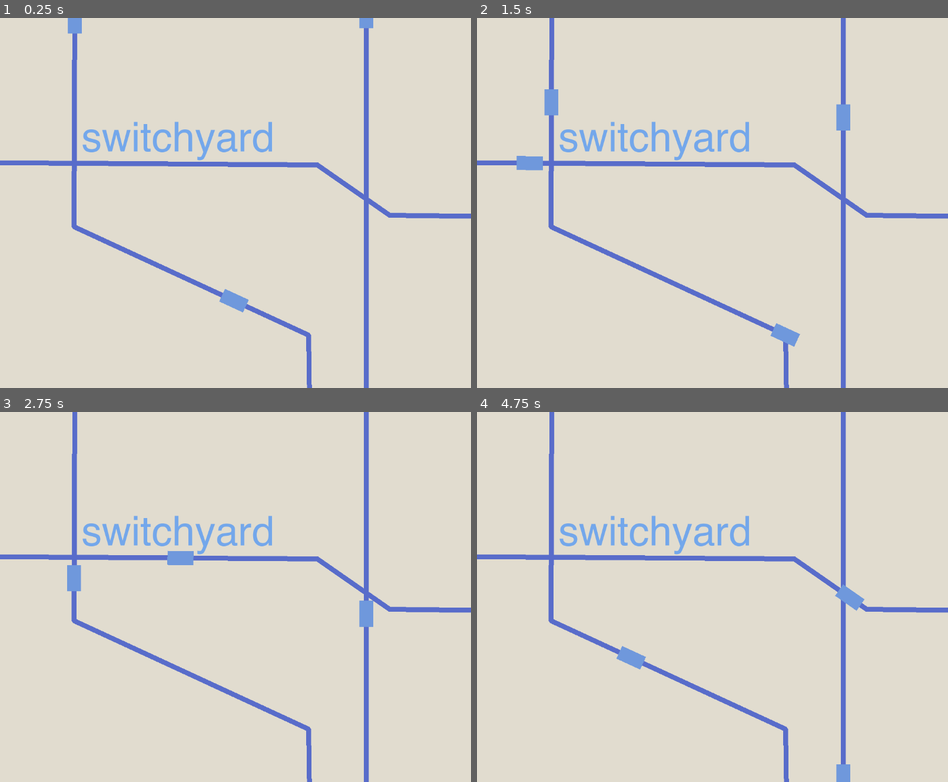
Above: before the commit, frames 1-4 (two rows, left to right).
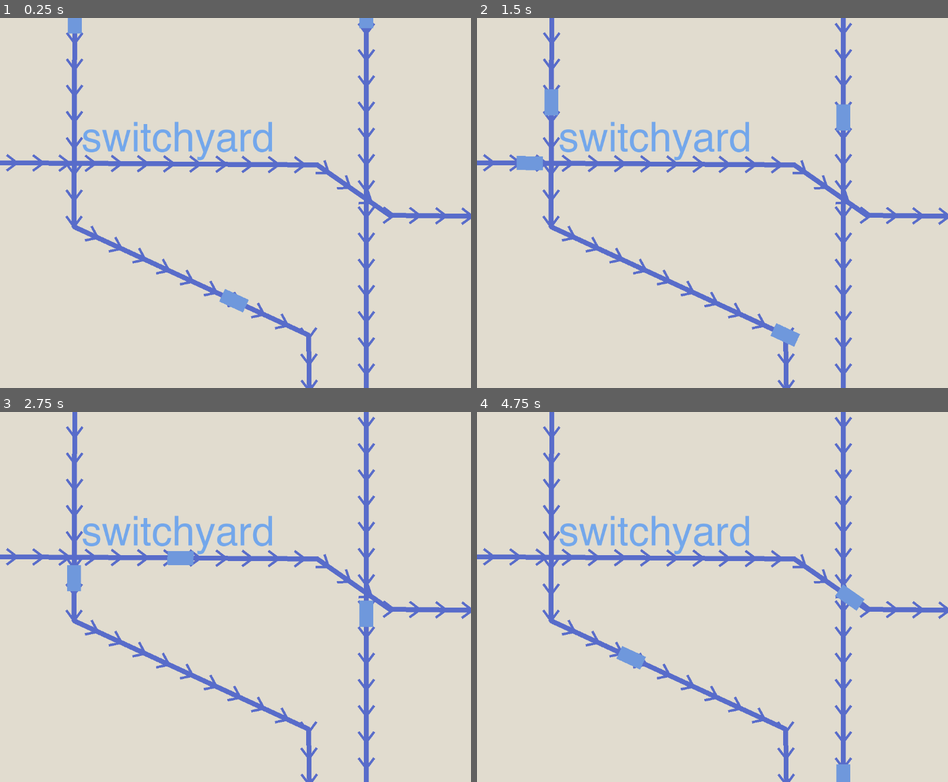
Above: after the commit, the same moments.

Repository: derukaeru/switchyard
Game: Godot game, scene res://src/scenes/menu/title_screen.tscn
Same seed, same stepped clock (60 frames per second), same inputs: the game is played once before the commit and once after it. This scene is started directly instead of the project's main scene.
Inputs:
- Up to frame 1 (0.25 s): no input
- Up to frame 2 (1.5 s): tap Enter at 0.5 s; hold Up from 0.53 s (still down); tap Alt at 0.6 s; tap Shift at 1.35 s
- Up to frame 3 (2.75 s): release Up at 2.03 s; hold Left from 2.03 s (still down); tap Alt at 2.1 s
- Up to frame 4 (4.75 s): tap Shift at 2.85, 4.35 s; release Left at 3.53 s; hold Down 3.53-4.28 s; tap Alt at 3.6 s; hold Right from 4.28 s (still down)

The runs differ from the first frame. In frame 1, 1.5% of the frame differs, in the area x 1-100%, y 1-100%; in frame 2, 1.4%; in frame 3, 1.4%; in frame 4, 1.5%.

Commit message:
feat: fixed the rail arrow

Diff:
--- a/src/scenes/maps/level_1.tscn
+++ b/src/scenes/maps/level_1.tscn
@@ -88,7 +88,6 @@
 curve = SubResource("Curve2D_m0mif")
 script = ExtResource("2_5qwrs")
 end_junction = NodePath("../Junction")
-active = null
 arrow_spacing = 40.0
 metadata/_custom_type_script = "uid://cuym172wt4qwo"
 
@@ -100,7 +99,6 @@
 [node name="Rail3" type="Path2D" parent="tracks" unique_id=304619894]
 curve = SubResource("Curve2D_h8pal")
 script = ExtResource("2_5qwrs")
-active = null
 arrow_spacing = 40.0
 metadata/_custom_type_script = "uid://cuym172wt4qwo"
 
@@ -108,7 +106,6 @@
 curve = SubResource("Curve2D_5qwrs")
 script = ExtResource("2_5qwrs")
 end_junction = NodePath("../Junction")
-active = null
 arrow_spacing = 40.0
 id = 2
 metadata/_custom_type_script = "uid://cuym172wt4qwo"
@@ -120,7 +117,6 @@
 [node name="Rail4" type="Path2D" parent="tracks" unique_id=875992632]
 curve = SubResource("Curve2D_ju8f6")
 script = ExtResource("2_5qwrs")
-active = null
 arrow_spacing = 40.0
 id = 2
 metadata/_custom_type_script = "uid://cuym172wt4qwo"
--- a/src/scripts/components/rail.gd
+++ b/src/scripts/components/rail.gd
@@ -30,23 +30,18 @@
 func _draw() -> void:
 	if not active or end_junction: return
 
-	var points: PackedVector2Array = curve.get_baked_points()
-	@warning_ignore("integer_division")
-	for i in int(points.size() / 16) - 1:
-		var pos: int = ((i + 1) * 16)
-		var prev_pos: int = max(0, ((i + 1) * 16))
+	var length: float = curve.get_baked_length()
 
-		if pos < points.size():
+	for distance in range(32, int(length), 64):
+		var point: Vector2 = curve.sample_baked(distance)
+		var prev_point: Vector2 = curve.sample_baked(distance - 2.0)
 
-			var point: Vector2 = points[pos]
-			var prev_point: Vector2 = points[prev_pos]
+		var dir: Vector2 = prev_point.direction_to(point)
+		var left_wing = point + dir.rotated(2.5) * head_size
+		var right_wing = point + dir.rotated(-2.5) * head_size
 
-			var dir: Vector2 = prev_point.direction_to(point)
-			var left_wing = point + dir.rotated(2.5) * head_size
-			var right_wing = point + dir.rotated(-2.5) * head_size
-
-			var triangle_points = PackedVector2Array([point, left_wing, right_wing])
-			draw_polygon(triangle_points, PackedColorArray([Color()]))
+		draw_line(point, left_wing, color, 6)
+		draw_line(point, right_wing, color, 6)
 
 func _process(_delta: float) -> void:
 	queue_redraw()
